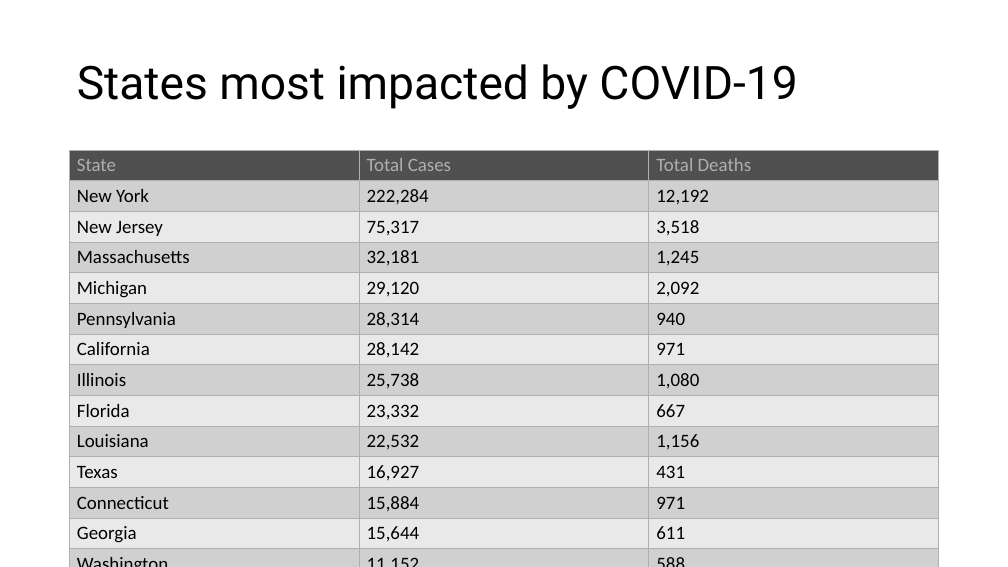
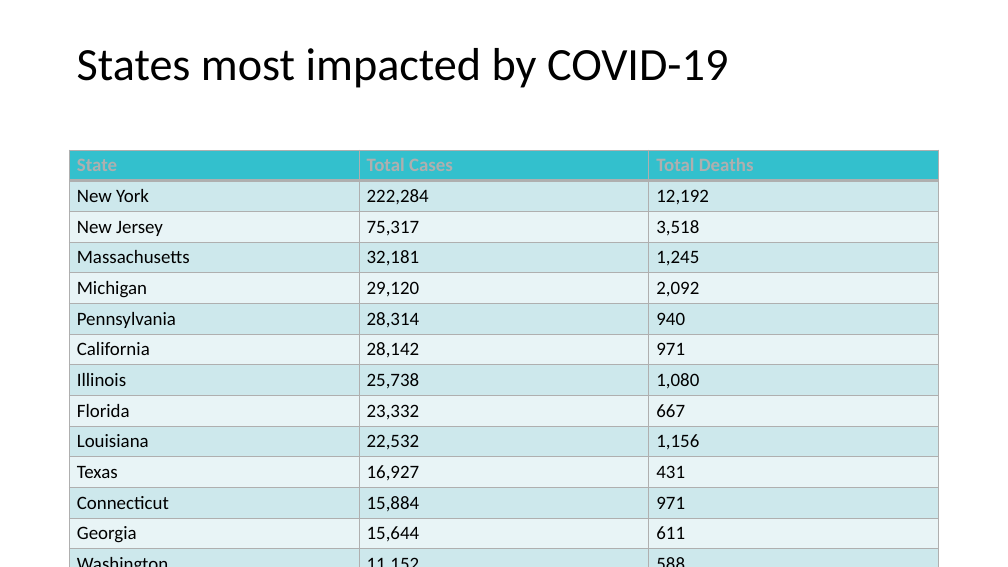
Before and after one commit to jeffrenz/Power-Point-Generation-Using-R, a slide deck: slide 2 of Validate_template.pptx. Drawn at 1008x567 pixels with LibreOffice and Linux fonts; fonts in the diff are those of the drawing; background and template pictures are left out. Boxes give left, top, right and bottom in pixels: in the first picture for what was removed or moved away, otherwise in the second. Text is boxed around its words. In the diff, an @@ line names an element or a change of style, - is before the commit and + after.

```diff
--- a/Validate_template.pptx
+++ b/Validate_template.pptx
@@ title "States most impacted by COVID-19" at box(77, 48, 728, 88): font Roboto to Calibri; line spacing 0.9 to 1; vertical alignment middle to top @@
@@ table at box(70, 150, 938, 547) @@
@@ fill #505050 to #33C0CD in row 1 @@
@@ fill #D0D0D0 to #CEE8ED in 24 cells @@
@@ fill #E9E9E9 to #E8F4F6 in 21 cells @@
@@ bold on in "State", "Total Cases", "Total Deaths" @@
```
Also in this commit, not shown: 3 other slides changed, 6 other files.
